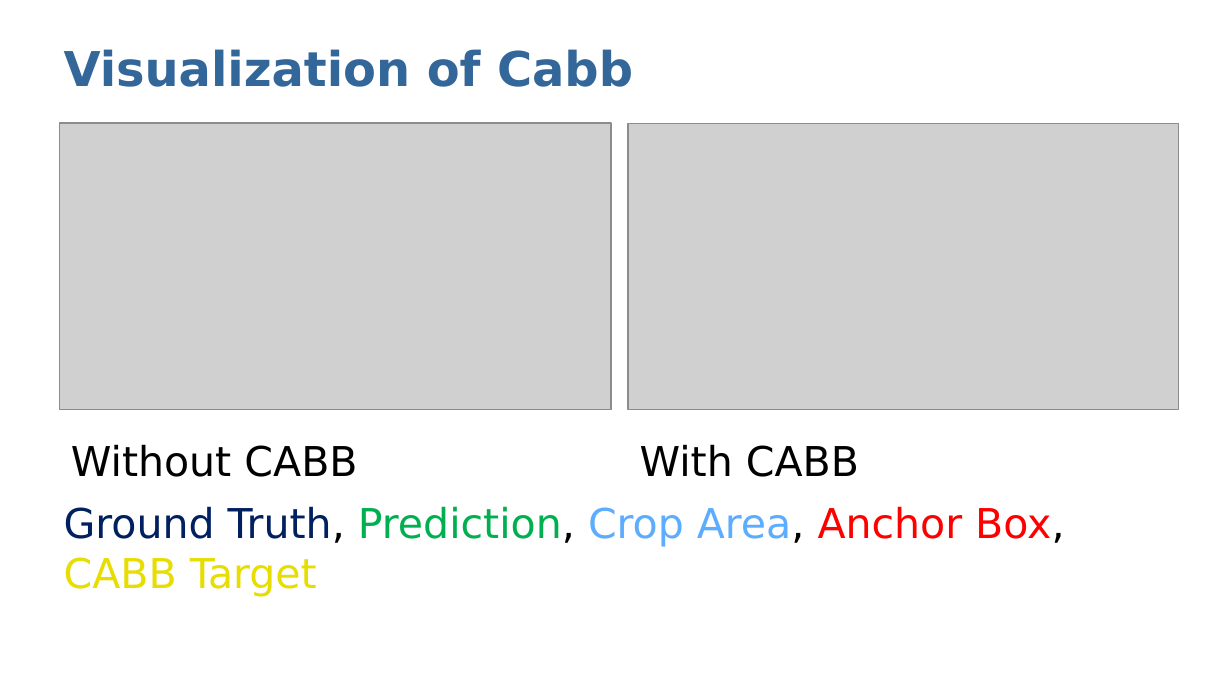
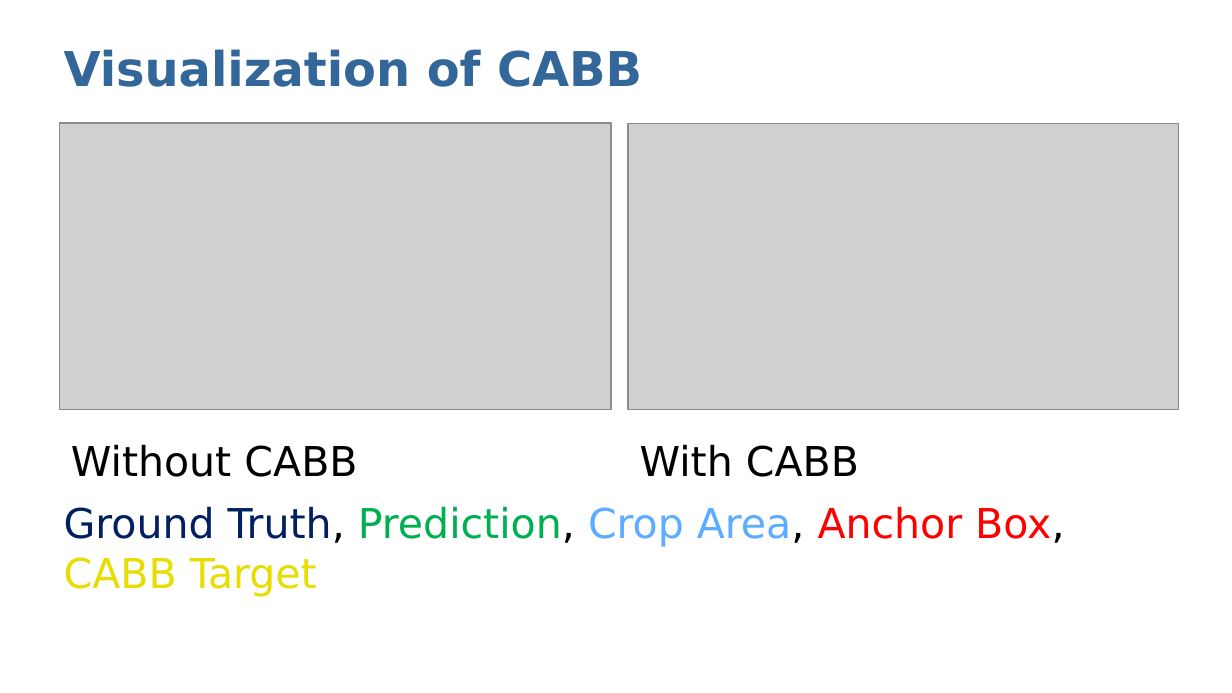
Before and after one commit to Dystron/Forked_EfficientPS, a slide deck: slide 8 of Crop-Aware Panoptic Segmentation.pptx (slide 6 before the commit). Drawn at 1232x693 pixels with LibreOffice and Linux fonts; fonts in the diff are those of the drawing; grey boxes stand for pictures. Boxes give left, top, right and bottom in pixels: in the first picture for what was removed or moved away, otherwise in the second. Text is boxed around its words. In the diff, an @@ line names an element or a change of style, - is before the commit and + after.

```diff
--- a/Crop-Aware Panoptic Segmentation.pptx
+++ b/Crop-Aware Panoptic Segmentation.pptx
@@ title at [64,49,642,87]: text changed @@
-Visualization of Cabb
+Visualization of CABB
```
Also in this commit, not shown: 6 other slides changed, 3 slides added.
